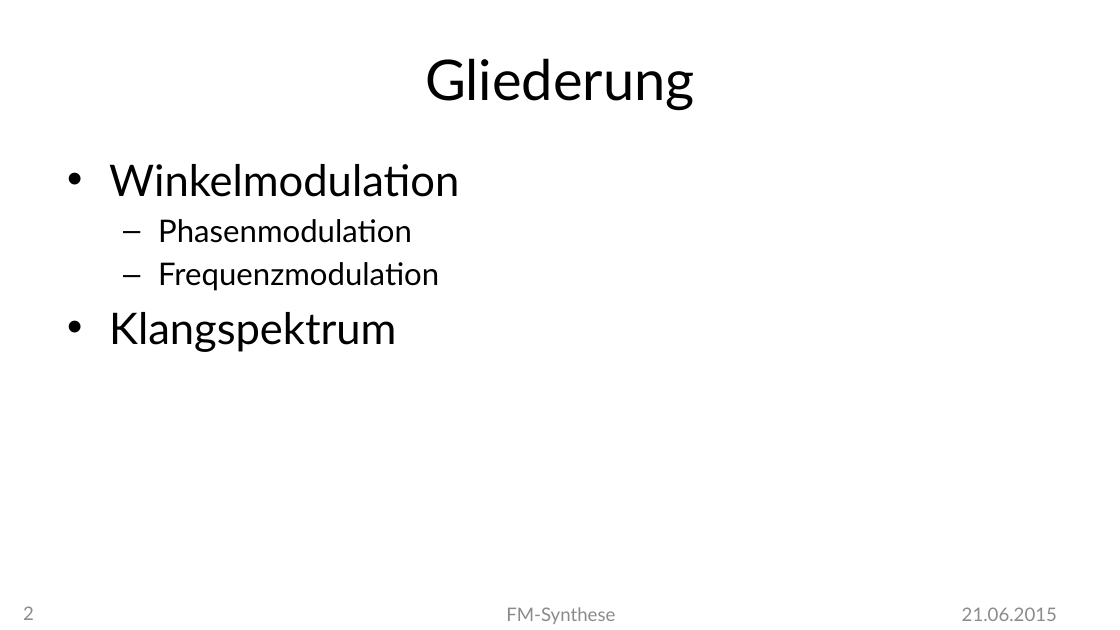
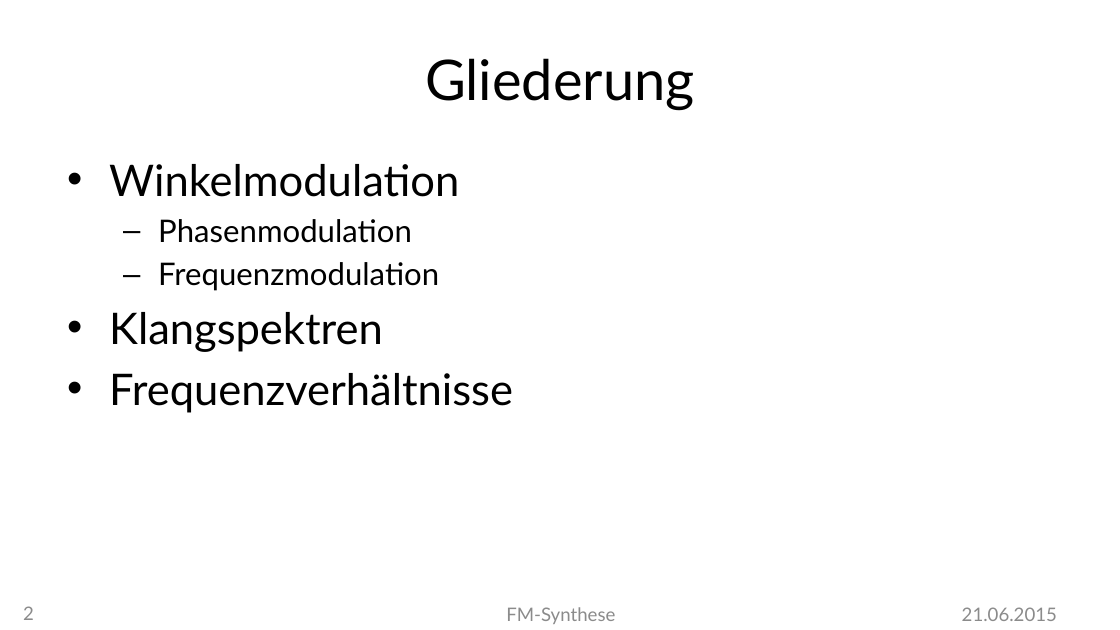
Before and after one commit to MBulli/VSeminar, a slide deck: slide 2 of Praesentation/FMSynthese-Markus.pptx. Drawn at 1120x630 pixels with LibreOffice and Linux fonts; fonts in the diff are those of the drawing; background and template pictures are left out. Boxes give left, top, right and bottom in pixels: in the first picture for what was removed or moved away, otherwise in the second. Text is boxed around its words. In the diff, an @@ line names an element or a change of style, - is before the commit and + after.

```diff
--- a/Praesentation/FMSynthese-Markus.pptx
+++ b/Praesentation/FMSynthese-Markus.pptx
@@ text at [109, 312, 513, 413]: text changed @@
-• Klangspektrum
+• Klangspektren
+• Frequenzverhältnisse
```
Also in this commit, not shown: 8 other slides changed, 1 slide removed.
